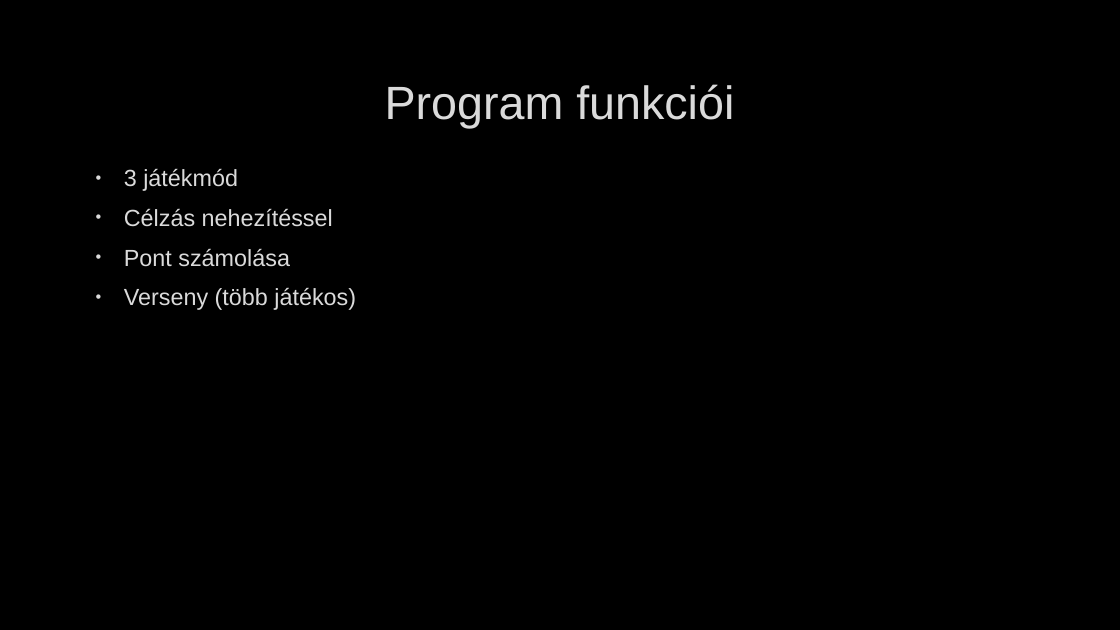
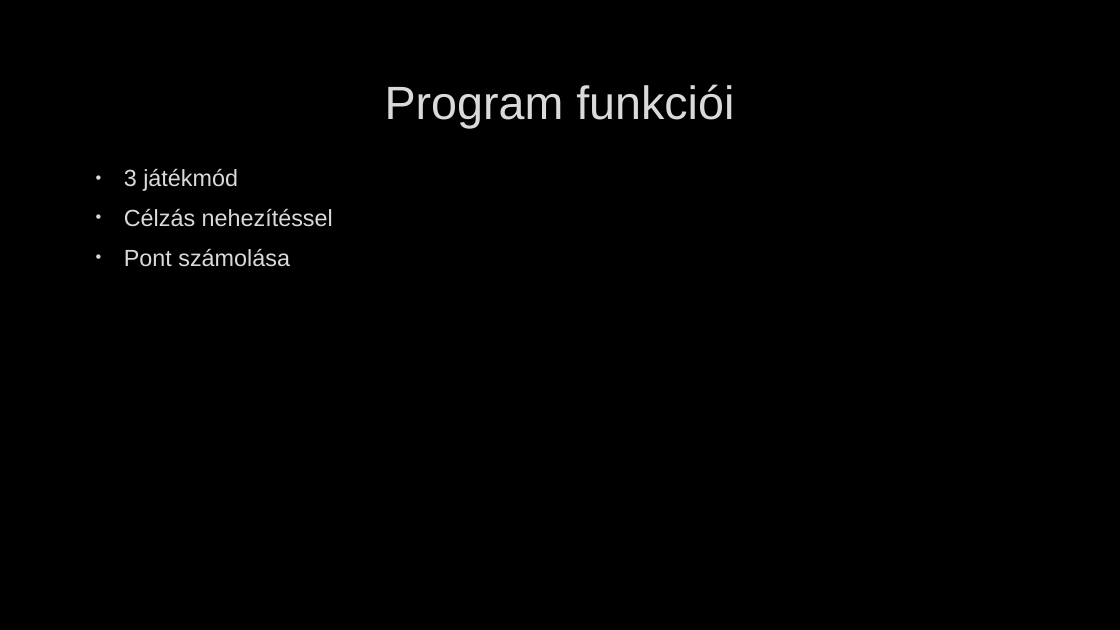
Before and after one commit to KapocsiH/WPFDarts, a slide deck: slide 2 of Darts.pptx. Drawn at 1120x630 pixels with LibreOffice and Linux fonts; fonts in the diff are those of the drawing; background and template pictures are left out. Boxes give left, top, right and bottom in pixels: in the first picture for what was removed or moved away, otherwise in the second. Text is boxed around its words. In the diff, an @@ line names an element or a change of style, - is before the commit and + after.

```diff
--- a/Darts.pptx
+++ b/Darts.pptx
@@ text at bbox=[124, 287, 356, 310]: paragraph removed @@
-• Verseny (több játékos)
```
Also in this commit, not shown: 1 other slide changed, 1 slide added, 1 slide removed.
